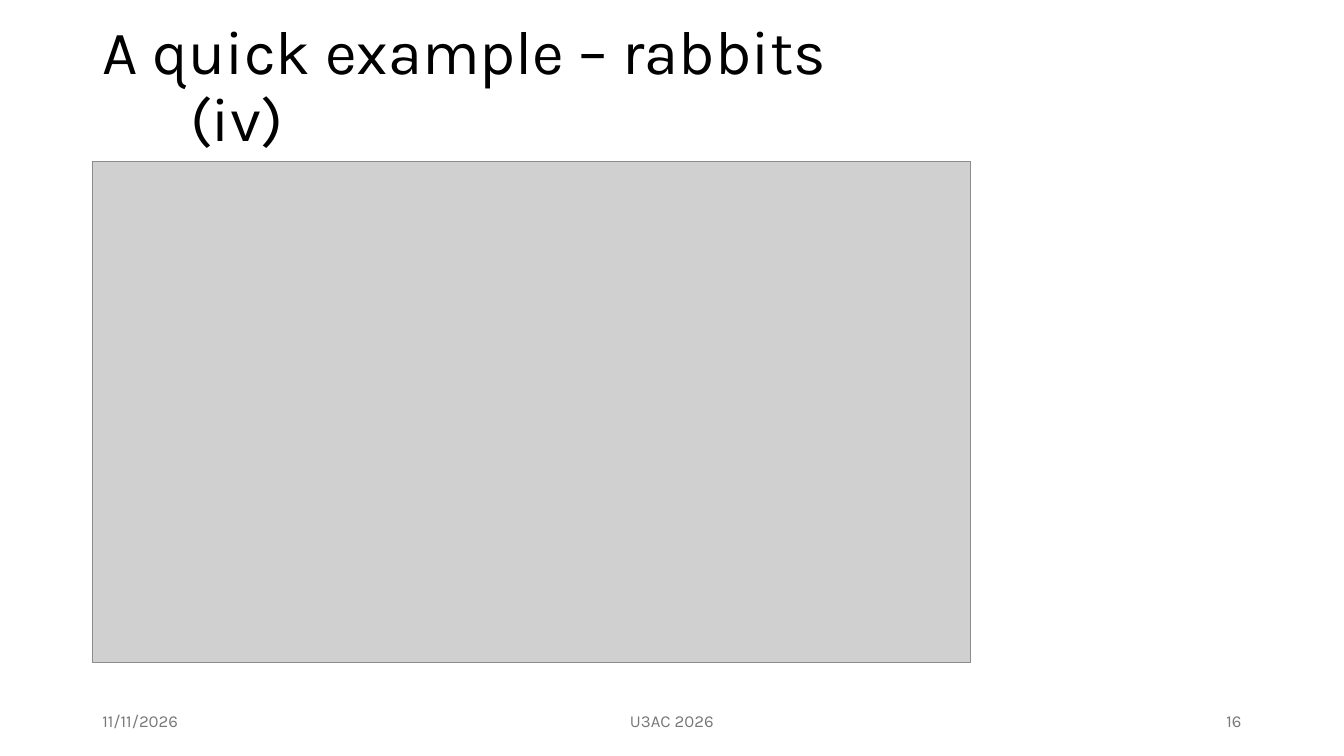
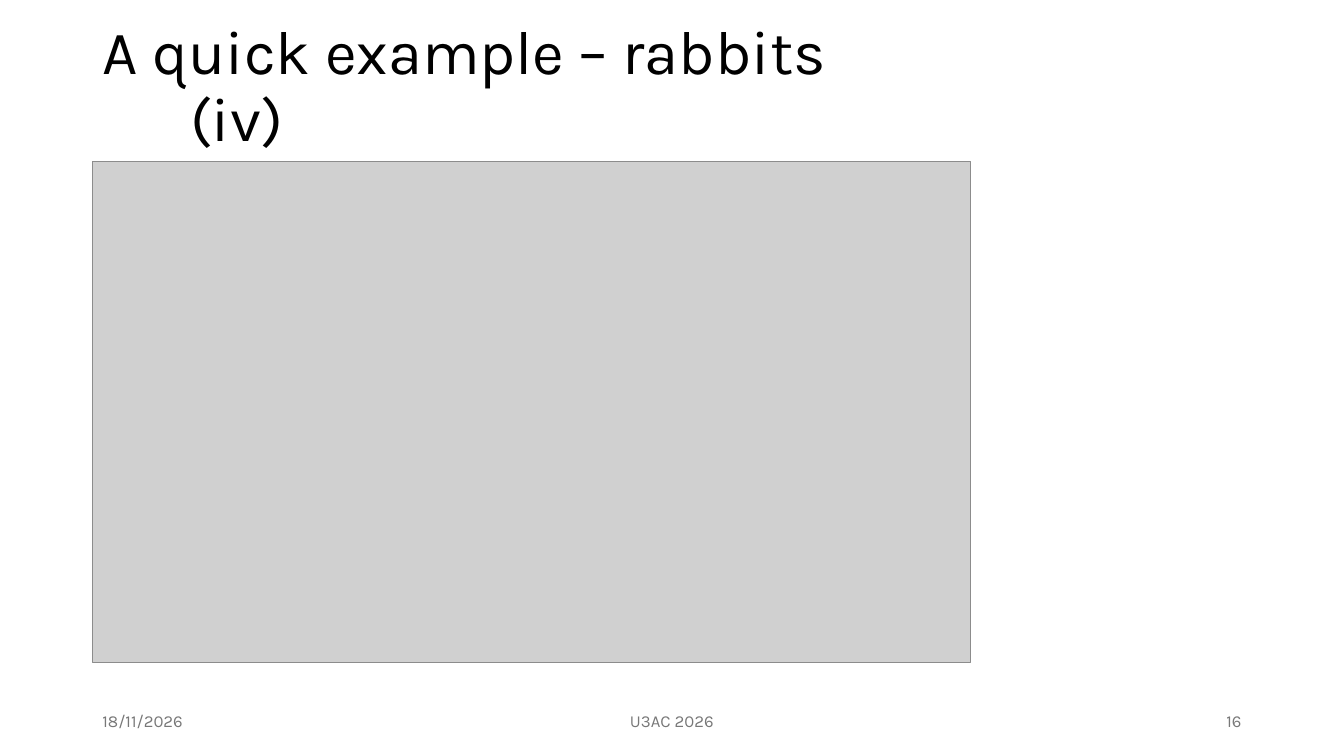
Before and after one commit to mm002a/U3AC, a slide deck: slide 16 of MTH04/U3AC.Lec2.pptx. Drawn at 1344x756 pixels with LibreOffice and Linux fonts; fonts in the diff are those of the drawing; grey boxes stand for pictures. Boxes give left, top, right and bottom in pixels: in the first picture for what was removed or moved away, otherwise in the second. Text is boxed around its words. In the diff, an @@ line names an element or a change of style, - is before the commit and + after.

```diff
--- a/MTH04/U3AC.Lec2.pptx
+++ b/MTH04/U3AC.Lec2.pptx
@@ text at (x1=102, y1=715, x2=182, y2=728): text changed @@
-11/11/2026
+18/11/2026
```
Also in this commit, not shown: 42 other slides changed.
